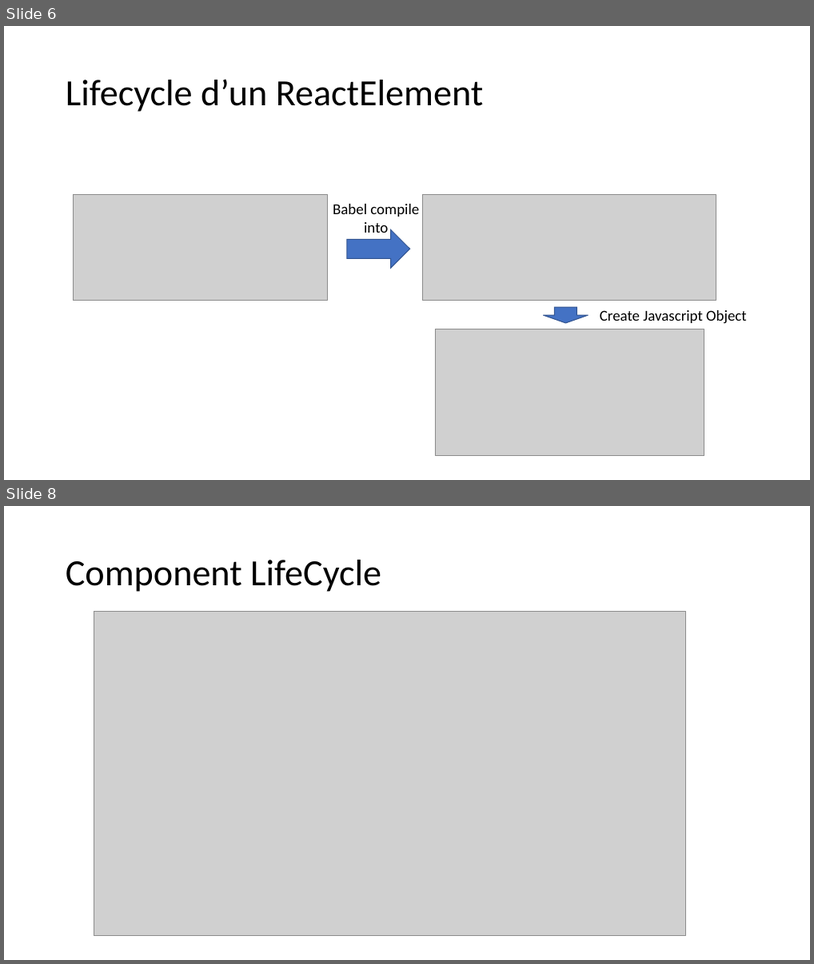
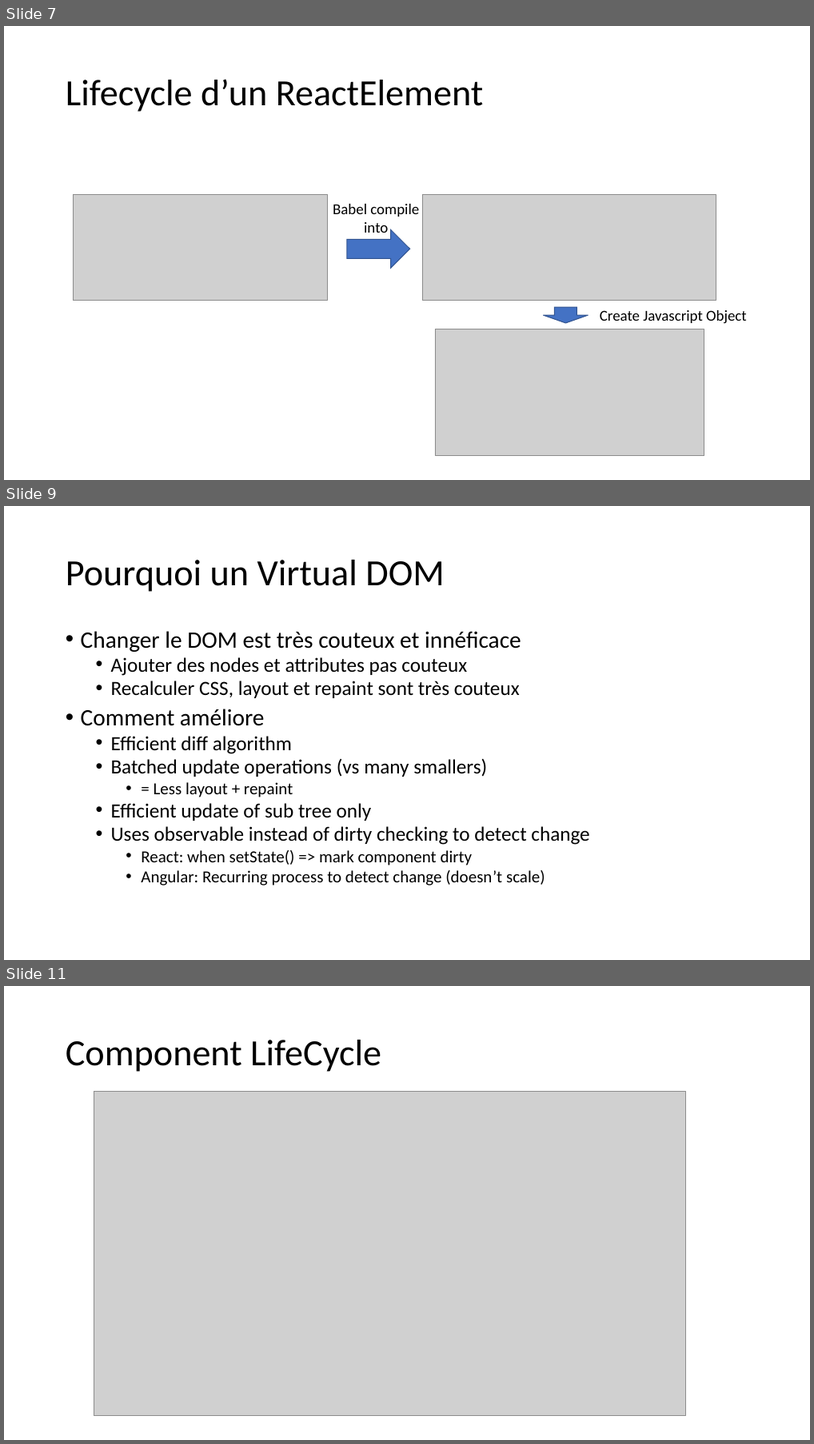
Before and after one commit to samuelgaudreau/formation-front-end-3, a slide deck: part-2/React-Perfo.pptx. Shown one above the other, each under a label of ours: slides 6 and 8 before the commit, slides 7, 9 and 11 after it; the slides between them are not shown. The pictures are 814x964 and 814x1444 pixels, drawn with LibreOffice and Linux fonts; fonts in the diff are those of the drawing; grey boxes stand for pictures. Boxes give left, top, right and bottom in pixels: in the first picture for what was removed or moved away, otherwise in the second. Text is boxed around its words. In the diff, an @@ line names an element or a change of style, - is before the commit and + after.

```diff
--- a/part-2/React-Perfo.pptx
+++ b/part-2/React-Perfo.pptx
@@ slide 9 added at [4,506,810,960], background #FFFFFF @@
@@ title added at [66,560,444,592], 44 pt, text #000000 @@
+Pourquoi un Virtual DOM
@@ text added at [81,631,590,885], 24 pt, text #000000 @@
+• Changer le DOM est très couteux et innéficace
+  • Ajouter des nodes et attributes pas couteux
+  • Recalculer CSS, layout et repaint sont très couteux
+• Comment améliore
+  • Efficient diff algorithm
+  • Batched update operations (vs many smallers)
+    • = Less layout + repaint
+  • Efficient update of sub tree only
+  • Uses observable instead of dirty checking to detect change
+    • React: when setState() => mark component dirty
+    • Angular: Recurring process to detect change (doesn’t scale)
@@ what was slide 6 is now slide 7 @@
@@ what was slide 8 is now slide 11 @@
```
Also in this commit, not shown: 3 slides changed, 7 other slides added, 2 slides removed, 1 other file.
